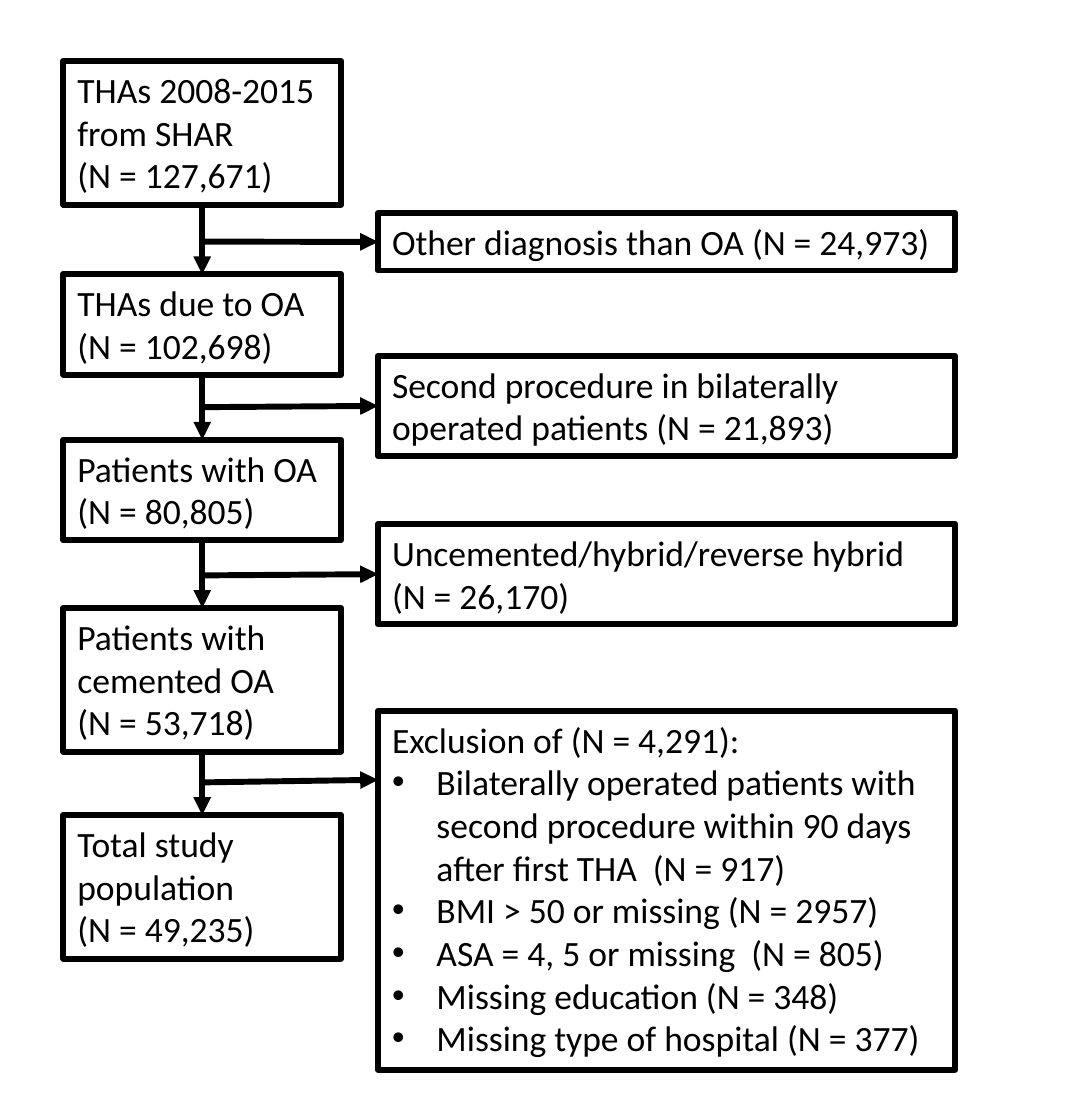
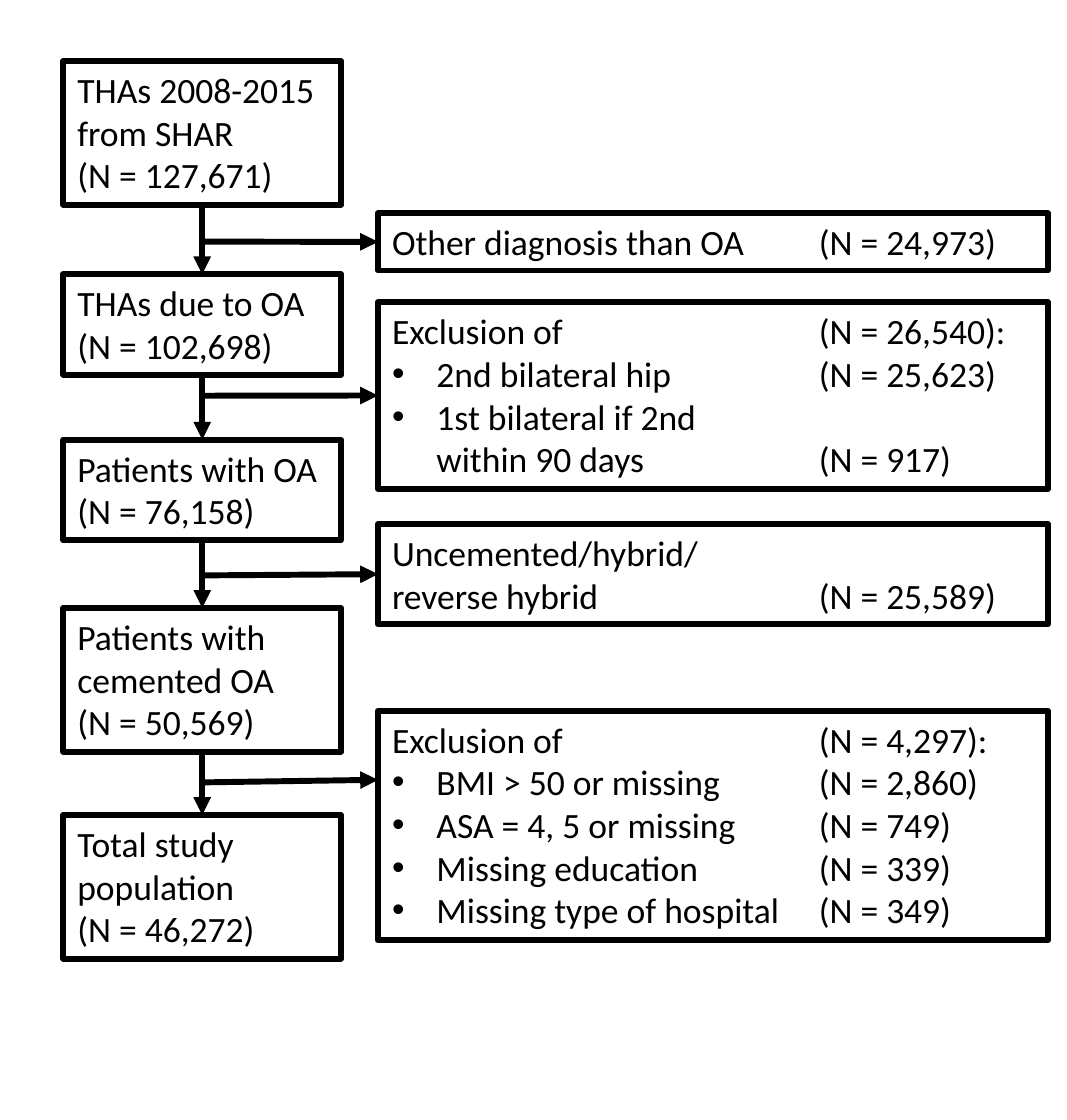
Before and after one commit to eribul/thamortpred, a slide deck: slide 1 of graphs/fig1.pptx. Drawn at 1067x1120 pixels with LibreOffice and Linux fonts; fonts in the diff are those of the drawing. Boxes give left, top, right and bottom in pixels: in the first picture for what was removed or moved away, otherwise in the second. Text is boxed around its words. In the diff, an @@ line names an element or a change of style, - is before the commit and + after.

```diff
--- a/graphs/fig1.pptx
+++ b/graphs/fig1.pptx
@@ rectangle "Other diagnosis than OA (N ...": place and size @@
-rectangle "Other diagnosis than OA (N ..." at (378, 213, 956, 270)
+rectangle "Other diagnosis than OA (N ..." at (378, 213, 1049, 270)
@@ rectangle "Exclusion of (N = 26,540):": place and size @@
-rectangle "Exclusion of (N = 26,540):" at (378, 356, 956, 457)
+rectangle "Exclusion of (N = 26,540):" at (378, 302, 1049, 488)
@@ text in rectangle at (392, 318, 951, 478): text changed @@
-Second procedure in bilaterally operated patients (N = 21,893)
+Exclusion of (N = 26,540):
+• 2nd bilateral hip (N = 25,623)
+• 1st bilateral if 2nd
+  within 90 days (N = 917)
@@ arrow moved from (202, 407) - (378, 405) to (202, 396) - (378, 396) @@
@@ text in rectangle at (77, 457, 317, 529): text changed @@
-Patients with OA (N = 80,805)
+Patients with OA (N = 76,158)
@@ rectangle "Uncemented/hybrid/ reverse hybrid (N = ...": place and size @@
-rectangle "Uncemented/hybrid/ reverse hybrid (N = ..." at (378, 524, 956, 625)
+rectangle "Uncemented/hybrid/ reverse hybrid (N = ..." at (378, 524, 1049, 625)
@@ text in rectangle at (392, 541, 996, 615): text changed @@
-Uncemented/hybrid/reverse hybrid
-(N = 26,170)
+Uncemented/hybrid/
+reverse hybrid (N = 25,589)
@@ text in rectangle at (77, 709, 255, 740): text changed @@
-(N = 53,718)
+(N = 50,569)
@@ rectangle "Exclusion of (N = 4,297):": place and size @@
-rectangle "Exclusion of (N = 4,297):" at (378, 711, 956, 1070)
+rectangle "Exclusion of (N = 4,297):" at (378, 711, 1049, 942)
@@ text in rectangle at (392, 727, 951, 929): text changed @@
-Exclusion of (N = 4,291):
-• Bilaterally operated patients with second procedure within 90 days after first THA (N = 917)
-• BMI > 50 or missing (N = 2957)
-• ASA = 4, 5 or missing (N = 805)
-• Missing education (N = 348)
-• Missing type of hospital (N = 377)
+Exclusion of (N = 4,297):
+• BMI > 50 or missing (N = 2,860)
+• ASA = 4, 5 or missing (N = 749)
+• Missing education (N = 339)
+• Missing type of hospital (N = 349)
@@ text in rectangle at (77, 916, 255, 947): text changed @@
-(N = 49,235)
+(N = 46,272)
```
Also in this commit, not shown: 23 other files.
